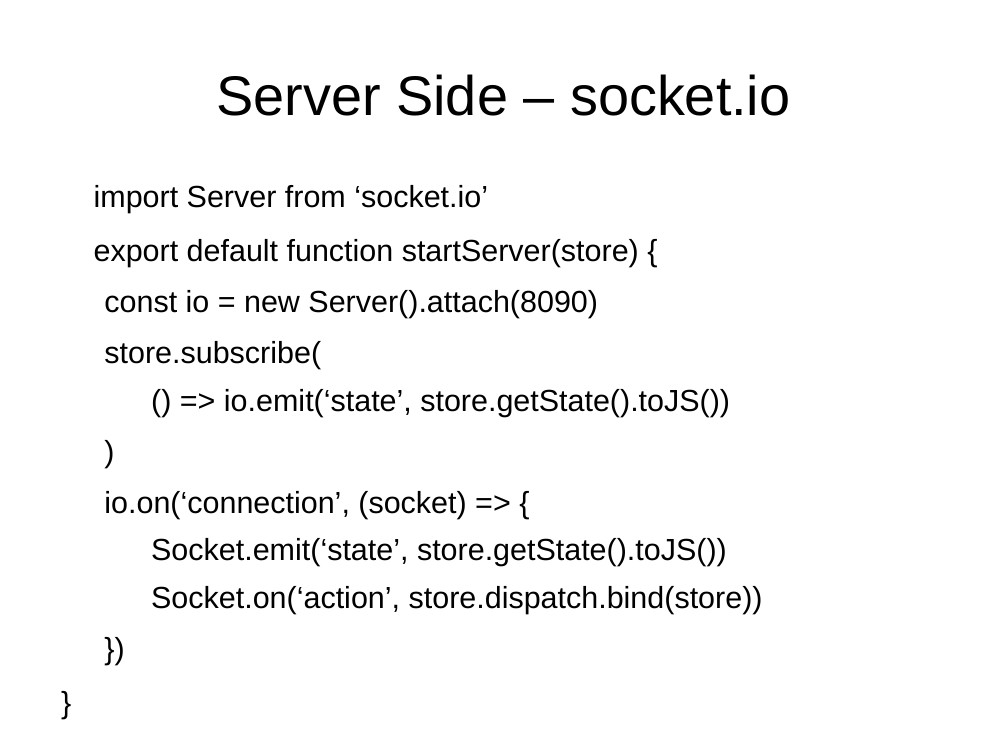
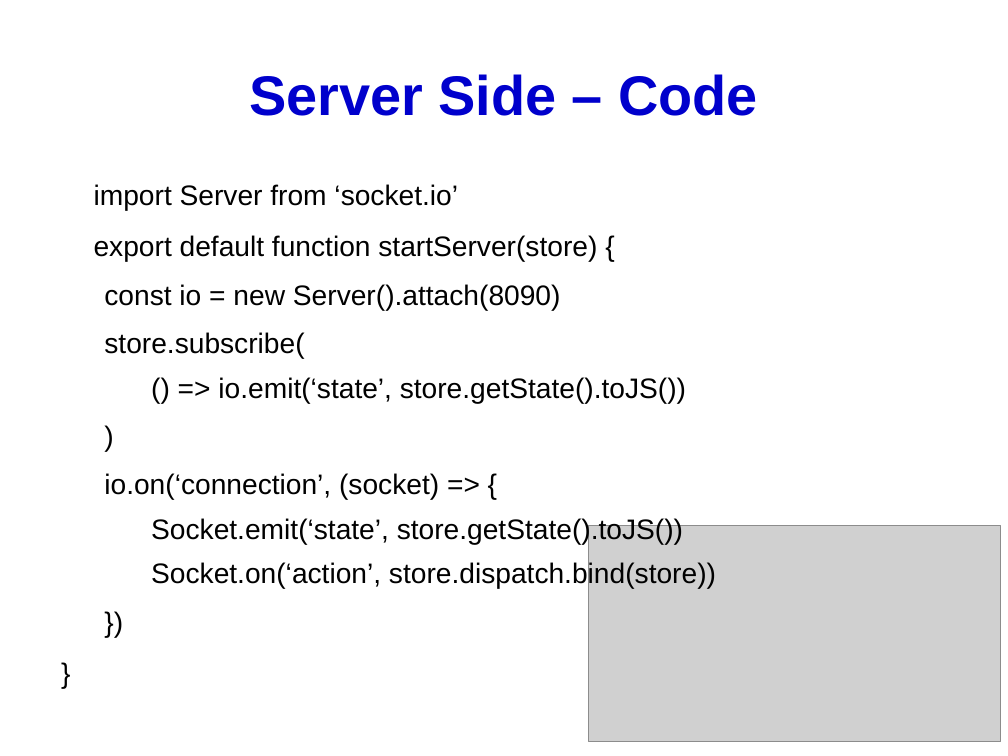
Before and after one commit to richardjohns/socketclienttest, a slide deck: slide 7 of Presentation.odp (slide 4 before the commit). Drawn at 1008x756 pixels with LibreOffice and Linux fonts; fonts in the diff are those of the drawing; grey boxes stand for pictures. Boxes give left, top, right and bottom in pixels: in the first picture for what was removed or moved away, otherwise in the second. Text is boxed around its words. In the diff, an @@ line names an element or a change of style, - is before the commit and + after.

```diff
--- a/Presentation.odp
+++ b/Presentation.odp
@@ title at box(249, 74, 758, 116): text changed; text colour #000000 to #0000CC; bold on @@
-Server Side – socket.io
+Server Side – Code
@@ text "import Server from ‘socket.io’" at box(94, 184, 716, 588): size 24 to 22.2 pt @@
@@ picture added at box(589, 526, 1001, 742) @@
```
Also in this commit, not shown: 6 other slides changed, 6 slides added, 16 other files.
